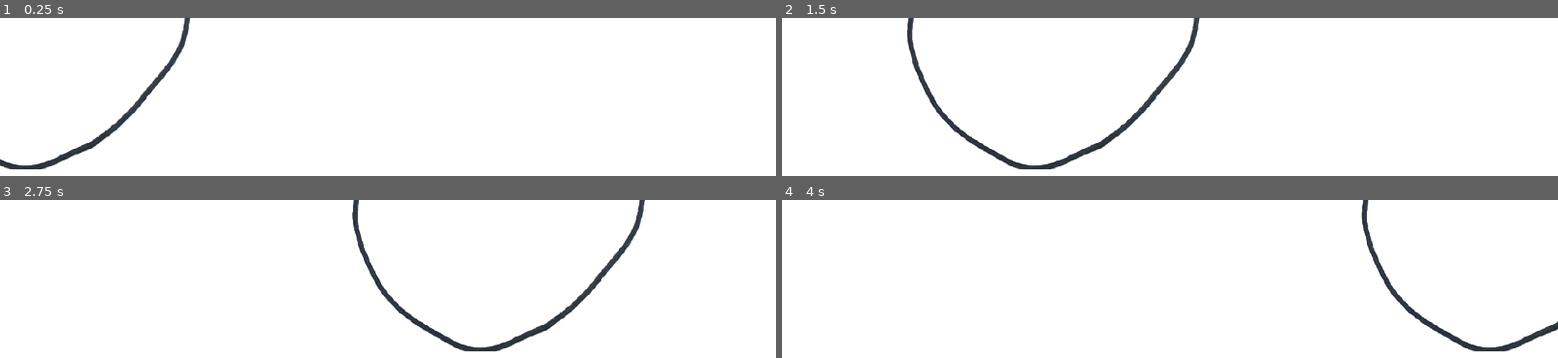
Above: before the commit, frames 1-4 (two rows, left to right).
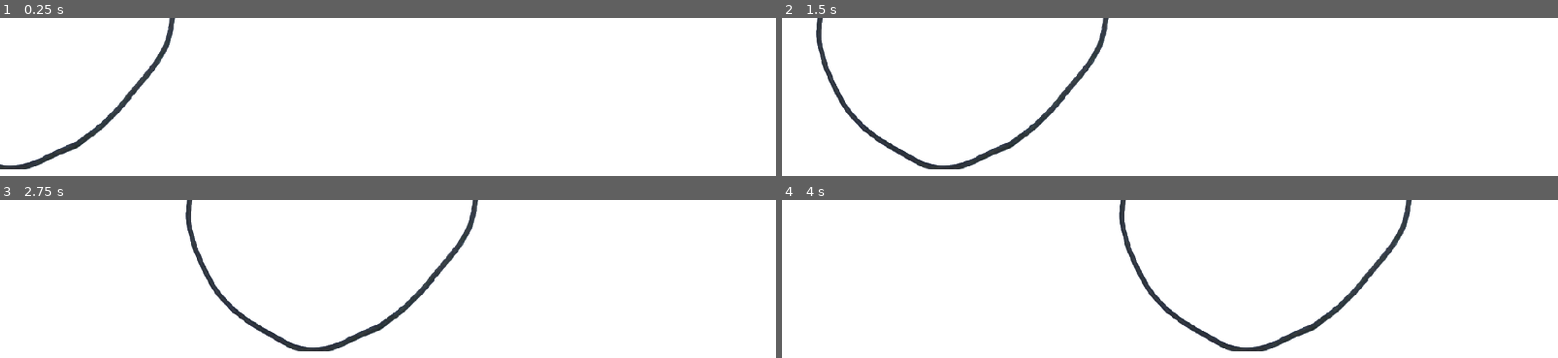
Above: after the commit, the same moments.

Repository: OzuYatamutsu/notebook-tower-defense
Game: Godot game, scene res://mobs/Basic.tscn
Same seed, same stepped clock (60 frames per second), same inputs: the game is played once before the commit and once after it. The project has no main scene, so this scene is started directly.
Inputs:
- Up to frame 1 (0.25 s): no input
- Up to frame 2 (1.5 s): no input
- Up to frame 3 (2.75 s): no input
- Up to frame 4 (4 s): no input

The runs differ from the first frame. In frame 1, 2.4% of the frame differs, in the area x 0-25%, y 0-96%; in frame 2, 4.4%; in frame 3, 4.4%, in the area x 23-84%, y 0-96%; in frame 4, 3.6%.

Commit message:
Add health to basic mob

Diff:
--- a/mobs/basic.gd
+++ b/mobs/basic.gd
@@ -1,7 +1,8 @@
 class_name Basic
 extends CharacterBody2D
 
-@export var SPEED = 300.0
+@export var HP = 100.0
+@export var SPEED = 200.0
 
 func _physics_process(delta: float) -> void:
     velocity = get_next_direction() * SPEED
